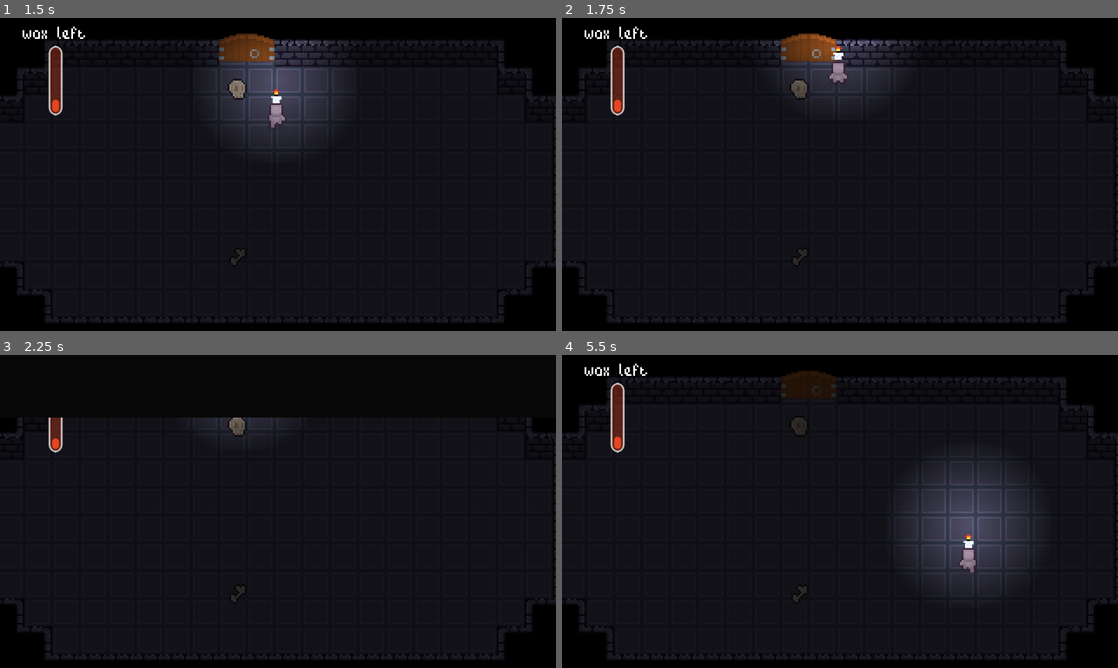
Above: before the commit, frames 1-4 (two rows, left to right).
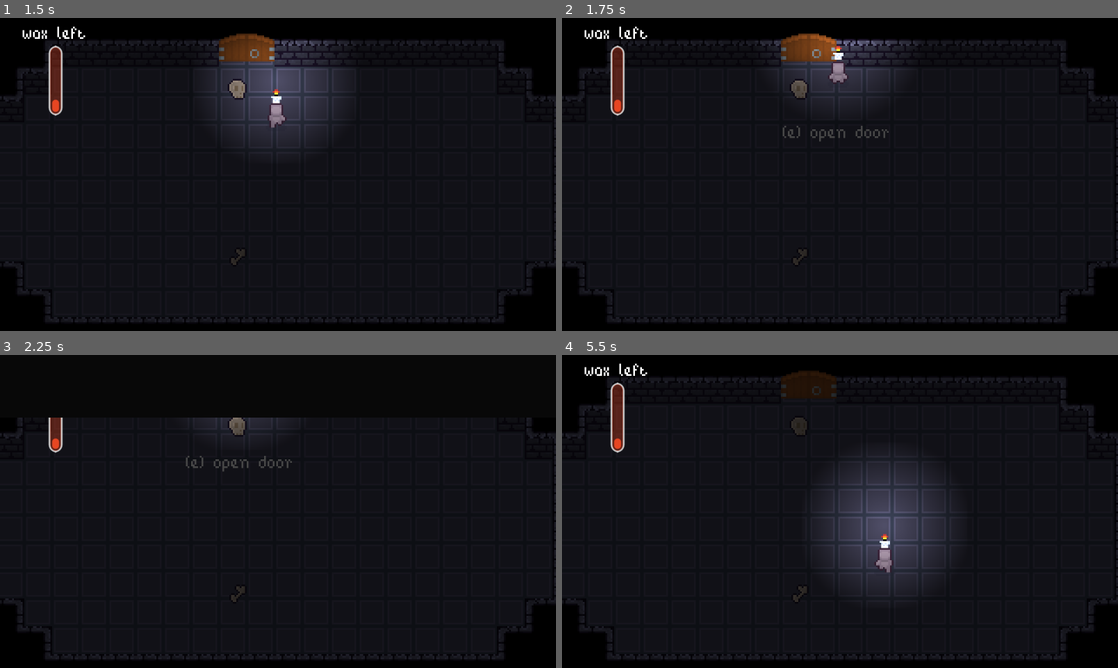
Above: after the commit, the same moments.

Repository: pinkytoefoo/candle
Game: Godot game, scene res://dungeons/dungeon_tutorial.tscn
Same seed, same stepped clock (60 frames per second), same inputs: the game is played once before the commit and once after it.
Inputs (mouse positions are in pixels of both pictures, inside the frame that each line leads up to):
- Up to frame 1 (1.5 s): tap Enter at 0.5 s; move the mouse to (250, 237) at 0.52 s; hold E (interact) 0.53-1.28 s; hold W (up) from 0.53 s (still down); move the mouse to (444, 221) at 1.27 s; tap E (interact) at 1.35 s
- Up to frame 2 (1.75 s): keep holding W (up)
- Up to frame 3 (2.25 s): move the mouse to (111, 464) at 2.02 s; release W (up) at 2.03 s; hold A (left) from 2.03 s (still down); hold E (interact) from 2.03 s (still down)
- Up to frame 4 (5.5 s): move the mouse to (867, 511) at 2.77 s; release E (interact) at 2.78 s; tap E (interact) at 2.85, 4.35 s; move the mouse to (756, 433) at 3.52 s; release A (left) at 3.53 s; hold S (down) 3.53-4.28 s; hold E (interact) 3.53-4.28 s; move the mouse to (962, 495) at 4.27 s; hold D (right) 4.28-5.03 s; move the mouse to (728, 527) at 5.02 s; hold W (up) from 5.03 s (still down); hold E (interact) from 5.03 s (still down)

Frame 1 is identical in both runs. In frame 2, 0.2% of the frame differs, in the area x 39-59%, y 34-40%; in frame 3, 0.2%; in frame 4, 10%, in the area x 9-86%, y 26-76%.

Commit message:
fix: interaction label

Diff:
--- a/dungeons/dungeon_tutorial.tscn
+++ b/dungeons/dungeon_tutorial.tscn
@@ -582,6 +582,7 @@
 
 [node name="StaticBody2D" parent="." unique_id=801283105 instance=ExtResource("4_tsbsy")]
 position = Vector2(142, 17)
+is_last_door = true
 
 [node name="Player" parent="." unique_id=2055169610 instance=ExtResource("3_0xc52")]
 position = Vector2(159, 151)
--- a/dungeons/interactables/door.gd
+++ b/dungeons/interactables/door.gd
@@ -17,5 +17,5 @@
 func _on_interact() -> void:
 	sprite.region_rect = OPEN_DOOR_REGION
 	if is_last_door:
-		#SceneManager.trasnition()
-		SceneManager.transition_to(SceneManager.SCENES.DungeonTutorial)
+		SceneManager.reload_current_scene()
+		#SceneManager.transition_to(SceneManager.SCENES.DungeonTutorial)
--- a/dungeons/interactables/door.tscn
+++ b/dungeons/interactables/door.tscn
@@ -17,6 +17,7 @@
 is_last_door = null
 
 [node name="Interactable" type="Area2D" parent="." unique_id=1523044143]
+monitoring = false
 script = ExtResource("2_kkxmw")
 interact_name = "(e) open door"
 metadata/_custom_type_script = "uid://tsluhknq7omg"
--- a/dungeons/interactables/shared/interact_component.tscn
+++ b/dungeons/interactables/shared/interact_component.tscn
@@ -27,7 +27,7 @@
 offset_bottom = 50.0
 grow_horizontal = 2
 grow_vertical = 2
-theme_override_font_sizes/font_size = 6
+theme_override_font_sizes/font_size = 16
 text = "e to open"
 horizontal_alignment = 1
 
--- a/entities/player/interact_component.gd
+++ b/entities/player/interact_component.gd
@@ -21,7 +21,7 @@
 		current_interactions.sort_custom(_sort_by_nearest)
 		if current_interactions[0].is_interactable:
 			interact_label.text = current_interactions[0].interact_name
-			interact_label.visible = true
+			interact_label.show()
 	else:
 		interact_label.hide()
 
@@ -33,7 +33,6 @@
 
 
 func _on_interact_range_area_entered(area: Area2D) -> void:
-	print("here")
 	current_interactions.push_back(area)
 
 
--- a/entities/player/player.tscn
+++ b/entities/player/player.tscn
@@ -234,7 +234,6 @@
 texture = SubResource("GradientTexture2D_as7xp")
 
 [node name="CollisionShape2D" type="CollisionShape2D" parent="." unique_id=67508322]
-visible = false
 position = Vector2(-1, 5)
 shape = SubResource("CircleShape2D_as7xp")
 
@@ -263,4 +262,3 @@
 text = "wax left"
 
 [node name="InteractComponent" parent="." unique_id=1696677426 instance=ExtResource("5_fkugw")]
-visible = false
